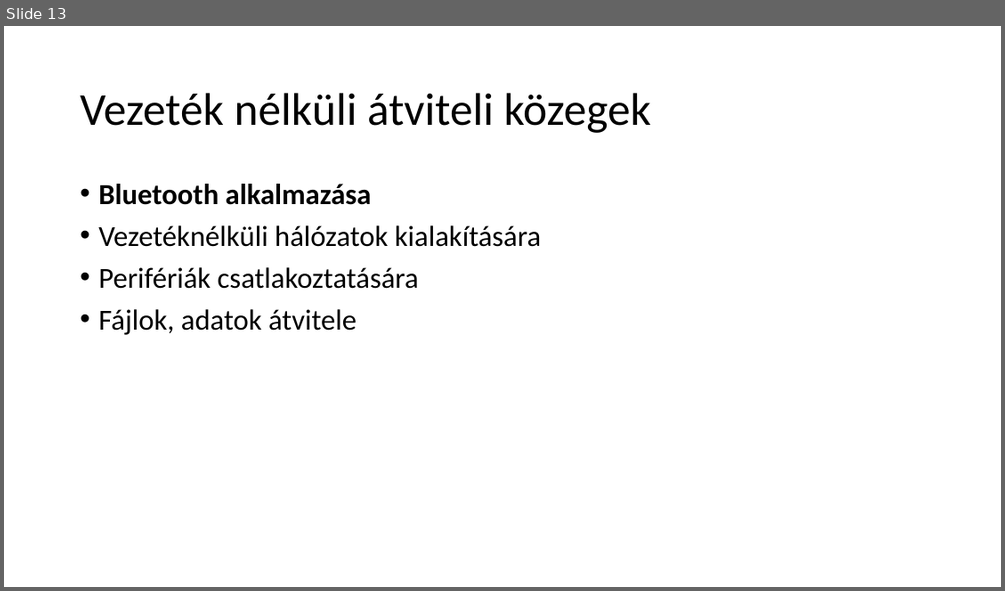
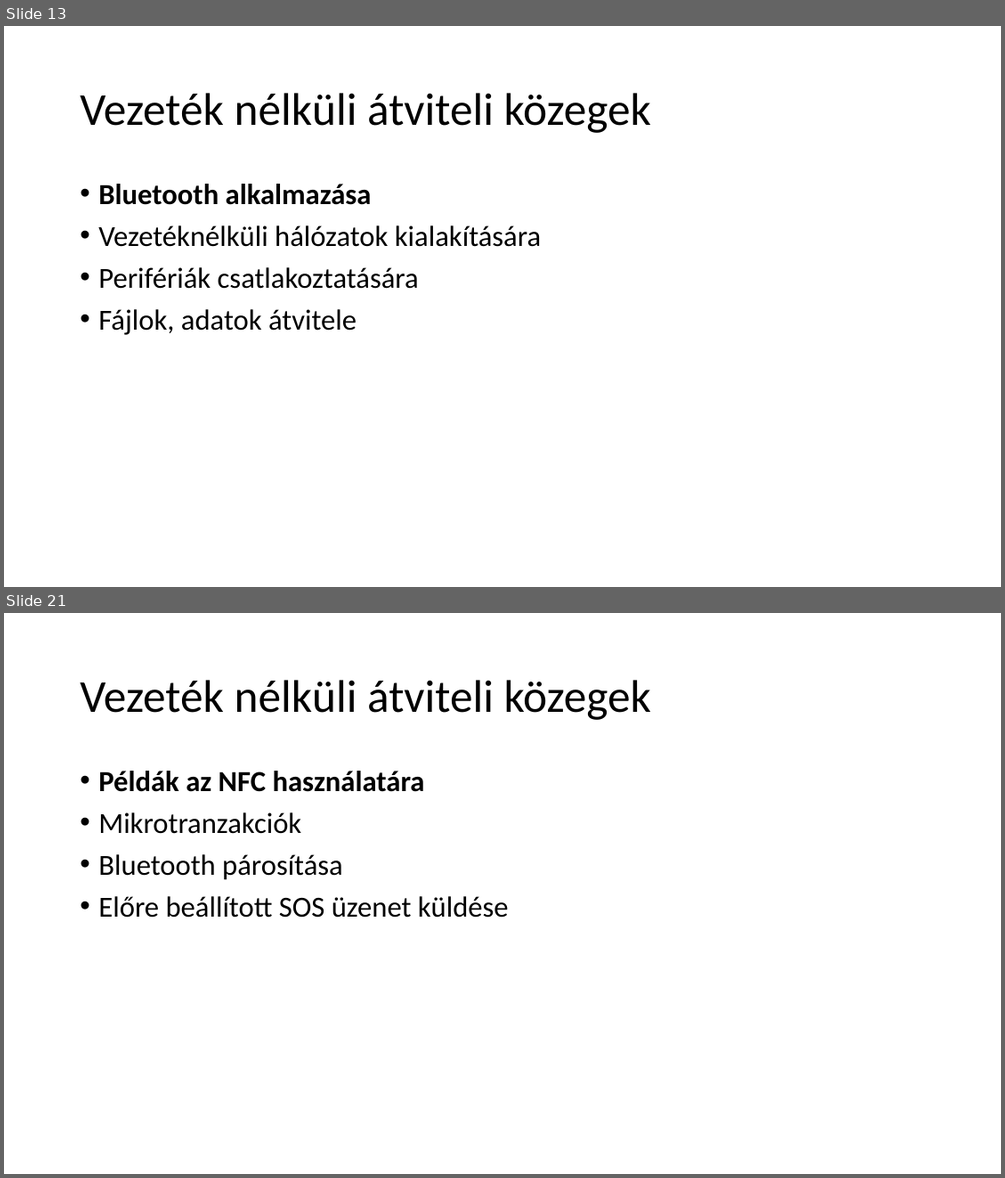
Before and after one commit to gutibalintka/Iktproll2, a slide deck: Vezeték, vezeték nélküli átviteli közegek.pptx. Shown one above the other, each under a label of ours: slide 13 before the commit, slides 13 and 21 after it; the slides between them are not shown. The pictures are 1005x591 and 1005x1178 pixels, drawn with LibreOffice and Linux fonts; fonts in the diff are those of the drawing. Boxes give left, top, right and bottom in pixels: in the first picture for what was removed or moved away, otherwise in the second. Text is boxed around its words. In the diff, an @@ line names an element or a change of style, - is before the commit and + after.

```diff
--- a/Vezeték, vezeték nélküli átviteli közegek.pptx
+++ b/Vezeték, vezeték nélküli átviteli közegek.pptx
@@ slide 21 added at <box>4,613,1001,1174</box>, background #FFFFFF @@
@@ title added at <box>80,680,651,720</box>, 44 pt, text #000000 @@
+Vezeték nélküli átviteli közegek
@@ text added at <box>98,771,509,917</box>, 28 pt, text #000000 @@
+• Példák az NFC használatára
+• Mikrotranzakciók
+• Bluetooth párosítása
+• Előre beállított SOS üzenet küldése
```
Also in this commit, not shown: 9 other slides added.
